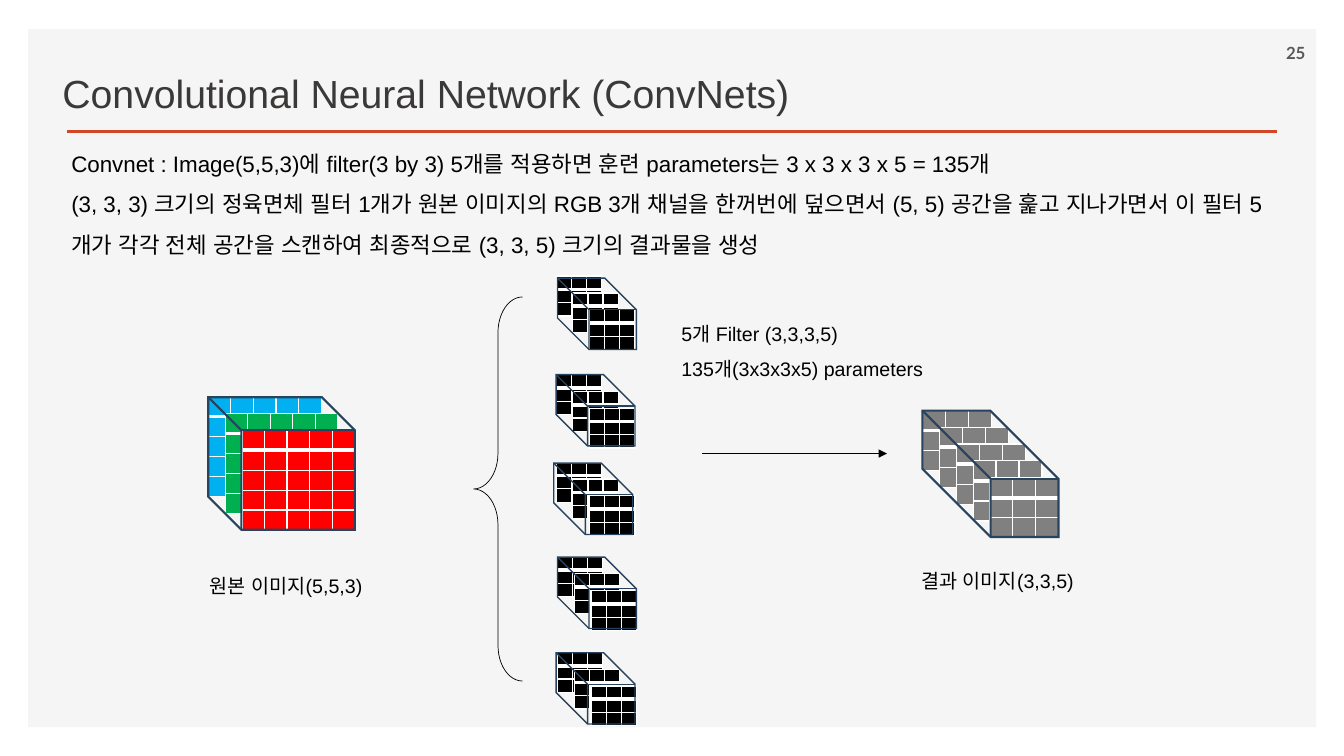
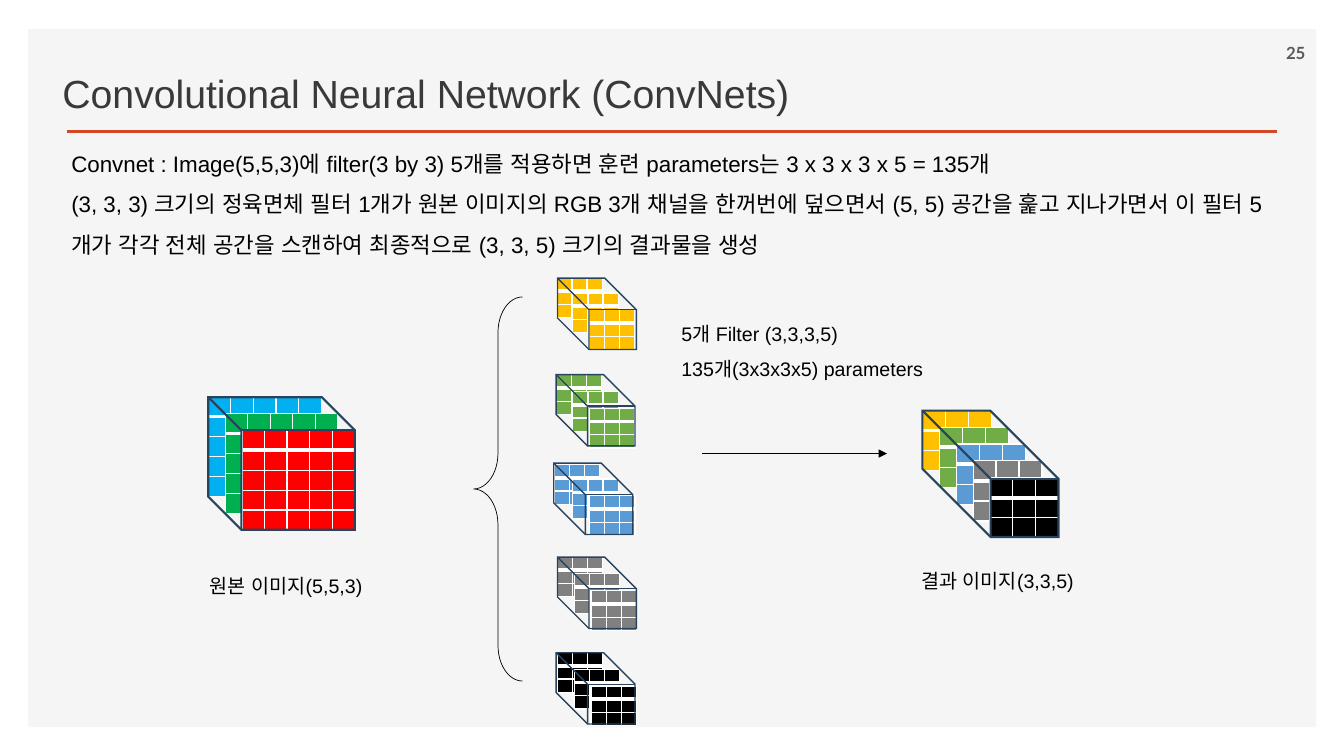
Before and after one commit to ancestor9/2026_Fall_Deep-Learning-with-Python, a slide deck: slide 25 of Chapter 09 ConvNet architecture patterns.pptx. Drawn at 1344x756 pixels with LibreOffice and Linux fonts; fonts in the diff are those of the drawing; background and template pictures are left out. Boxes give left, top, right and bottom in pixels: in the first picture for what was removed or moved away, otherwise in the second. Text is boxed around its words. In the diff, an @@ line names an element or a change of style, - is before the commit and + after.

```diff
--- a/Chapter 09 ConvNet architecture patterns.pptx
+++ b/Chapter 09 ConvNet architecture patterns.pptx
@@ table at (x1=558, y1=278, x2=603, y2=319) @@
@@ fill #000000 to #FFC000 in 9 cells @@
@@ table at (x1=573, y1=293, x2=618, y2=334) @@
@@ fill #000000 to #FFC000 in 9 cells @@
@@ table at (x1=590, y1=310, x2=635, y2=350) @@
@@ fill #000000 to #FFC000 in 9 cells @@
@@ table at (x1=557, y1=375, x2=602, y2=415) @@
@@ fill #000000 to #70AD47 in 9 cells @@
@@ table at (x1=573, y1=391, x2=618, y2=432) @@
@@ fill #000000 to #70AD47 in 9 cells @@
@@ table at (x1=590, y1=408, x2=635, y2=449) @@
@@ fill #000000 to #70AD47 in 9 cells @@
@@ table at (x1=923, y1=410, x2=992, y2=470) @@
@@ fill #808080 to #FFC000 in 9 cells @@
@@ table at (x1=940, y1=427, x2=1009, y2=487) @@
@@ fill #808080 to #70AD47 in 9 cells @@
@@ table at (x1=957, y1=445, x2=1026, y2=504) @@
@@ fill #808080 to #5B9BD5 in 9 cells @@
@@ table at (x1=555, y1=465, x2=600, y2=505) @@
@@ fill #000000 to #5B9BD5 in 9 cells @@
@@ table at (x1=573, y1=479, x2=618, y2=519) @@
@@ fill #000000 to #5B9BD5 in 9 cells @@
@@ table at (x1=990, y1=478, x2=1060, y2=537) @@
@@ fill #808080 to #000000 in 9 cells @@
@@ table at (x1=590, y1=496, x2=635, y2=536) @@
@@ fill #000000 to #5B9BD5 in 9 cells @@
@@ table at (x1=558, y1=558, x2=603, y2=598) @@
@@ fill #000000 to #808080 in 9 cells @@
@@ table at (x1=575, y1=574, x2=620, y2=614) @@
@@ fill #000000 to #808080 in 9 cells @@
@@ table at (x1=591, y1=591, x2=636, y2=631) @@
@@ fill #000000 to #808080 in 9 cells @@
```
Also in this commit, not shown: 2 other slides changed.
